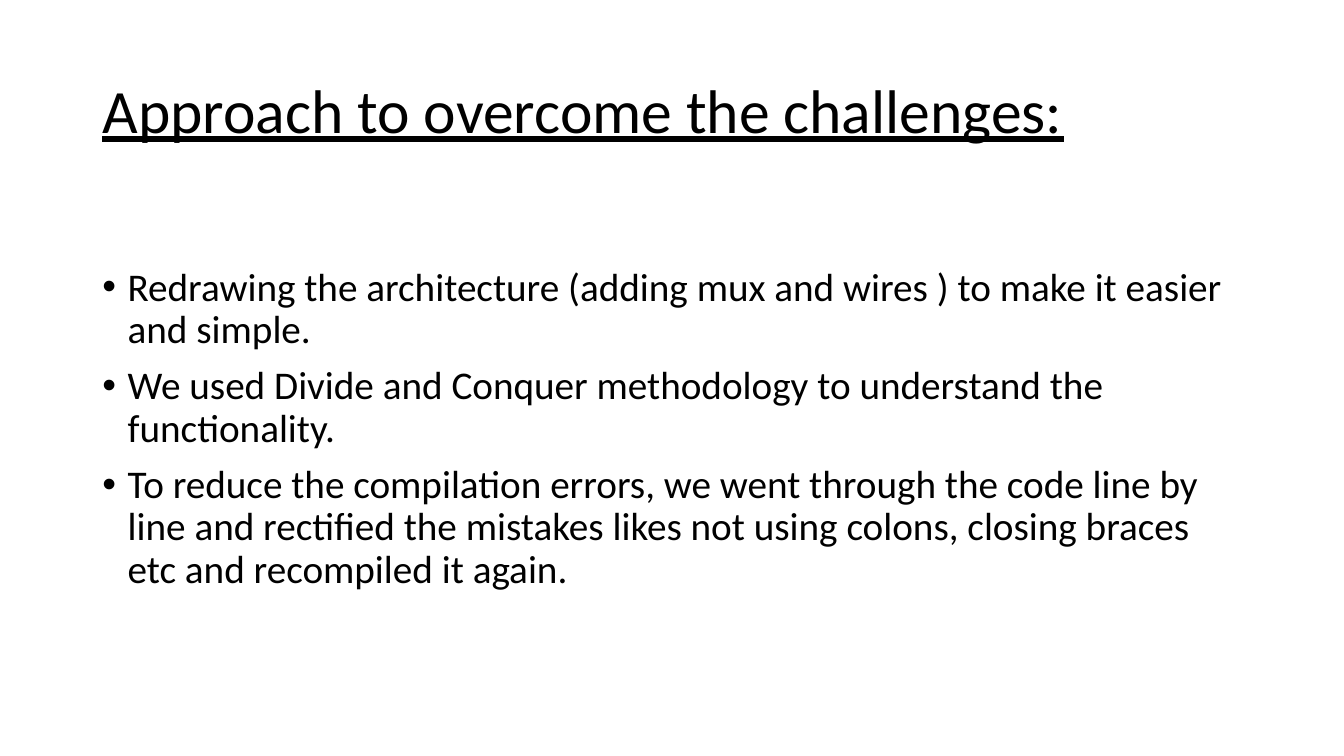
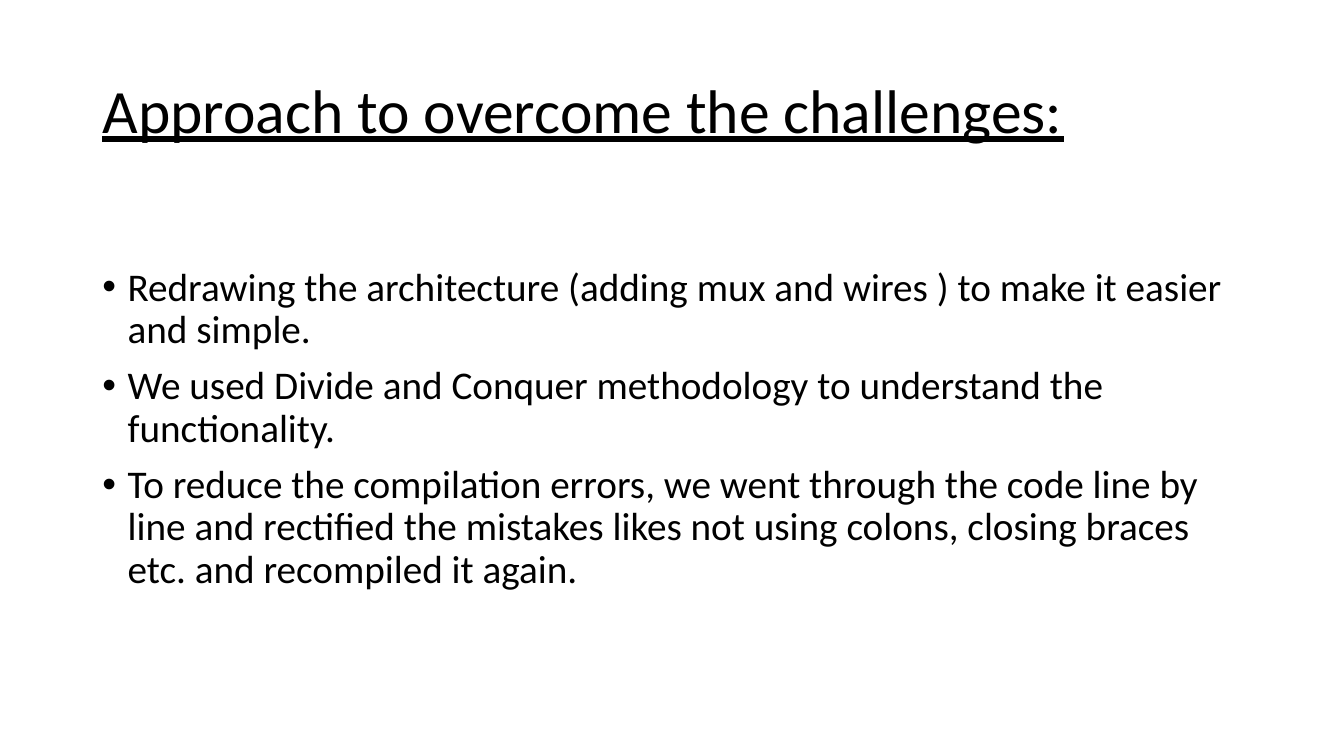
Before and after one commit to srilven/svfinal_risc, a slide deck: slide 13 of SV_final_project_ppt.pptx (slide 12 before the commit). Drawn at 1344x756 pixels with LibreOffice and Linux fonts; fonts in the diff are those of the drawing. Boxes give left, top, right and bottom in pixels: in the first picture for what was removed or moved away, otherwise in the second. Text is boxed around its words. In the diff, an @@ line names an element or a change of style, - is before the commit and + after.

```diff
--- a/SV_final_project_ppt.pptx
+++ b/SV_final_project_ppt.pptx
@@ text at bbox=[128, 470, 1198, 590]: text changed @@
-• To reduce the compilation errors, we went through the code line by line and rectified the mistakes likes not using colons, closing braces etc and recompiled it again.
+• To reduce the compilation errors, we went through the code line by line and rectified the mistakes likes not using colons, closing braces etc. and recompiled it again.
```
Also in this commit, not shown: 3 other slides changed, 2 slides added, 1 slide removed.
